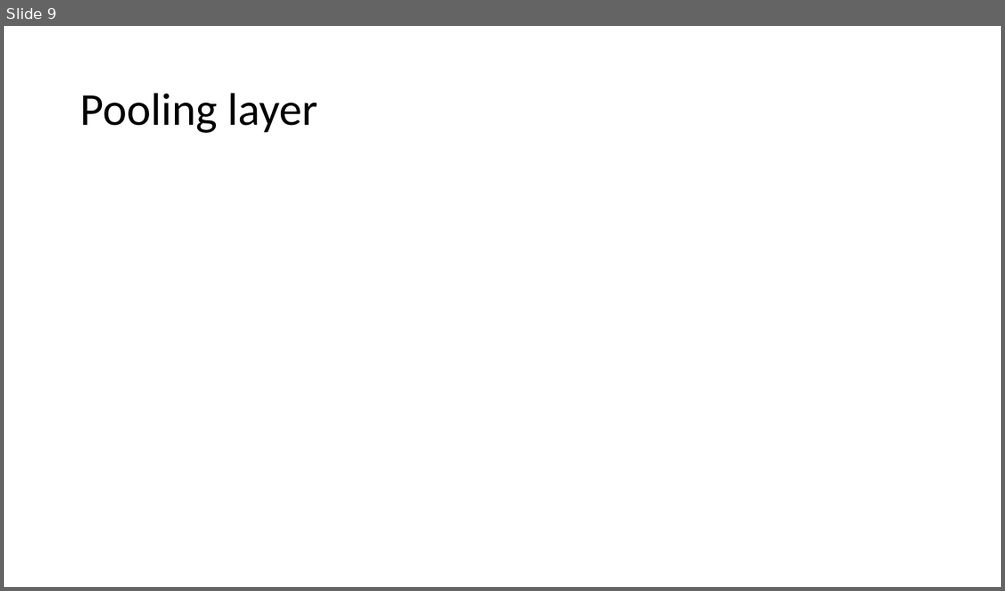
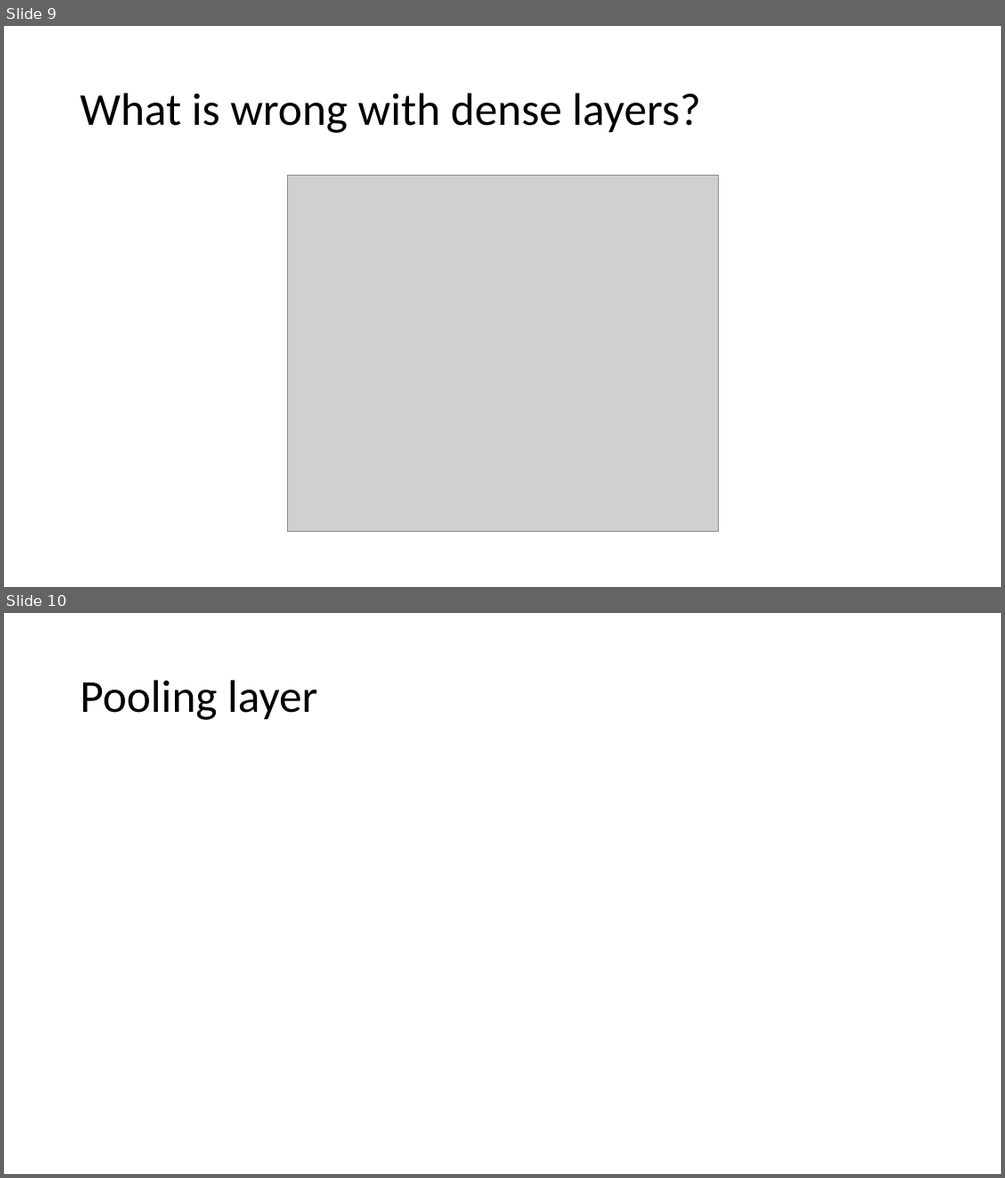
Before and after one commit to MICS-Lab/DeepLearningCourse, a slide deck: Slides_4.pptx. Shown one above the other, each under a label of ours: slide 9 before the commit, slides 9 and 10 after it. The pictures are 1005x591 and 1005x1178 pixels, drawn with LibreOffice and Linux fonts; fonts in the diff are those of the drawing; grey boxes stand for pictures. Boxes give left, top, right and bottom in pixels: in the first picture for what was removed or moved away, otherwise in the second. Text is boxed around its words. In the diff, an @@ line names an element or a change of style, - is before the commit and + after.

Commit message:
added dense layers pb

```diff
--- a/Slides_4.pptx
+++ b/Slides_4.pptx
@@ slide 9 added at [4,26,1001,587], background #FFFFFF @@
@@ title added at [80,93,700,133], 44 pt, text #000000 @@
+What is wrong with dense layers?
@@ picture added at [287,176,718,532] @@
@@ what was slide 9 is now slide 10 @@
```
